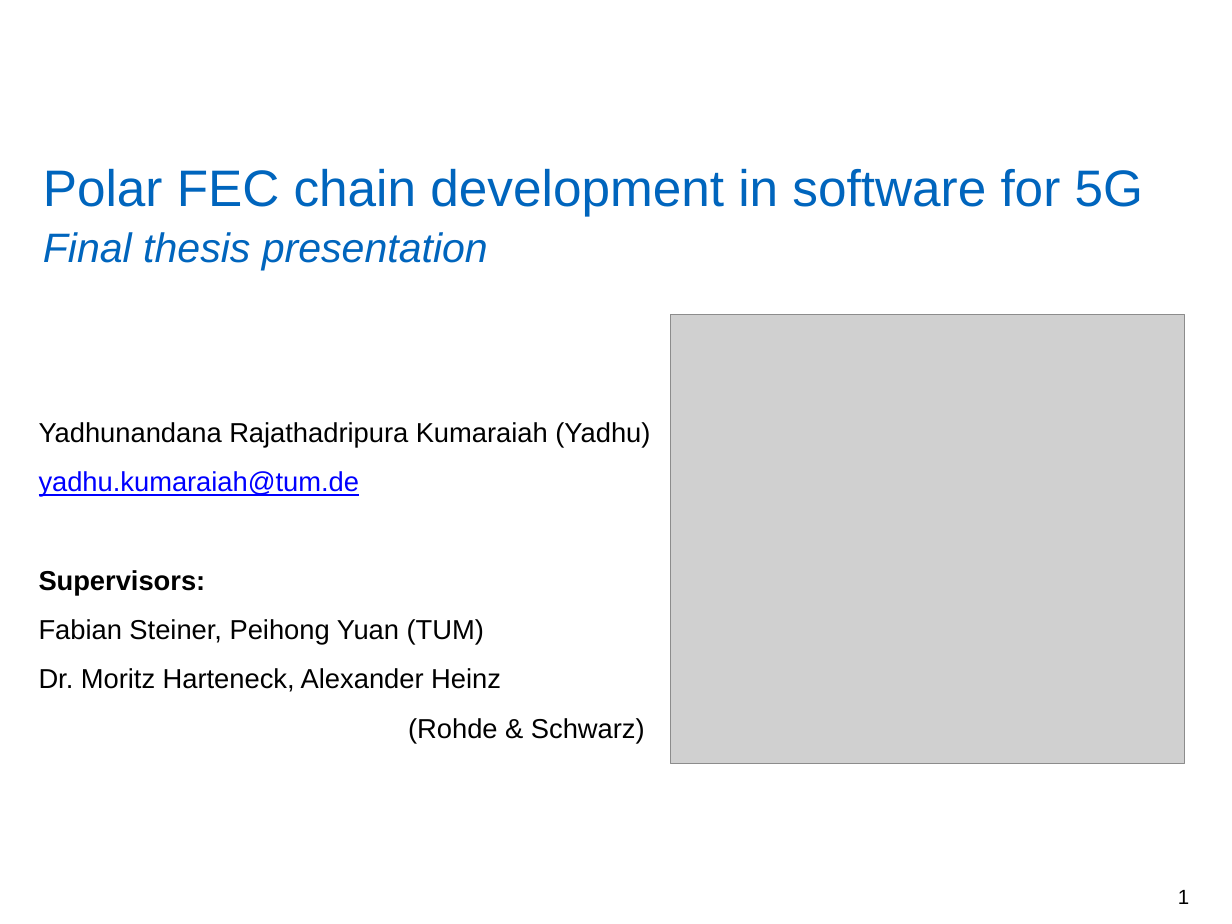
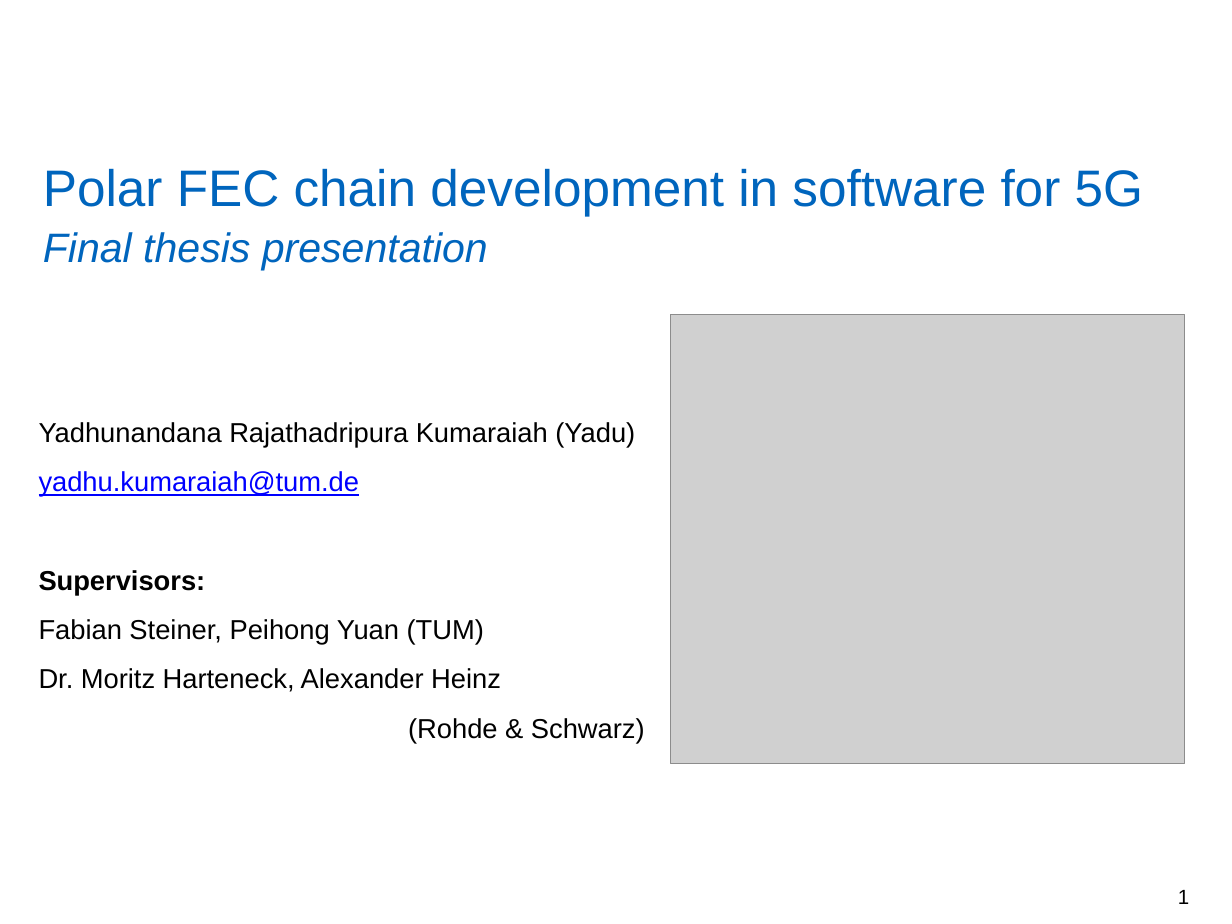
Before and after one commit to yadhu1961/thesis_5GPolorCodes, a slide deck: slide 1 of final_presentation/finalPpt.pptx. Drawn at 1232x924 pixels with LibreOffice and Linux fonts; fonts in the diff are those of the drawing; grey boxes stand for pictures; background and template pictures are left out. Boxes give left, top, right and bottom in pixels: in the first picture for what was removed or moved away, otherwise in the second. Text is boxed around its words. In the diff, an @@ line names an element or a change of style, - is before the commit and + after.

```diff
--- a/final_presentation/finalPpt.pptx
+++ b/final_presentation/finalPpt.pptx
@@ text at (x1=39, y1=422, x2=635, y2=448): text changed @@
-Yadhunandana Rajathadripura Kumaraiah (Yadhu)
+Yadhunandana Rajathadripura Kumaraiah (Yadu)
```
Also in this commit, not shown: 25 other slides changed, 5 slides added, 4 slides removed, 18 other files.
